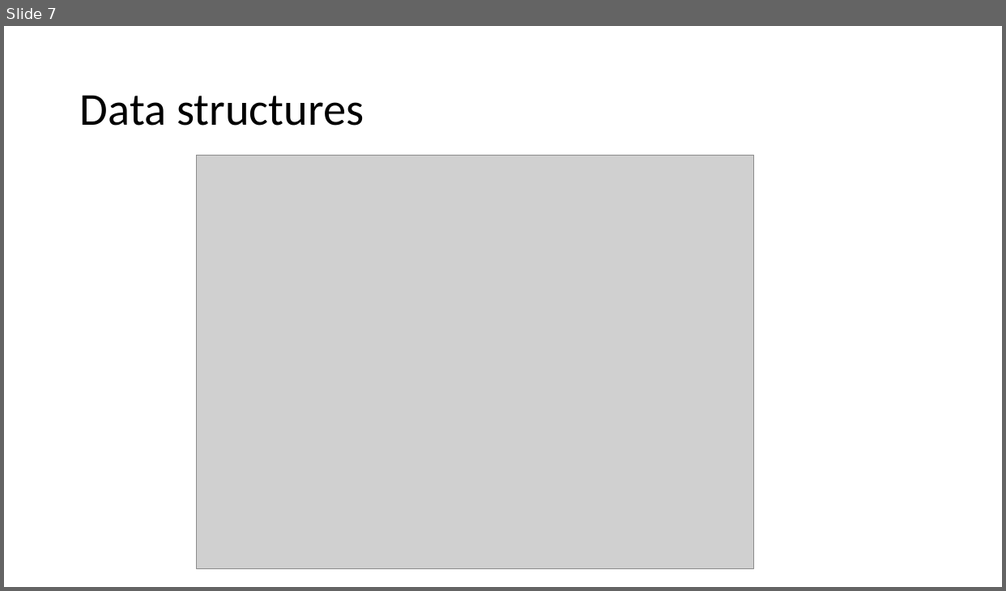
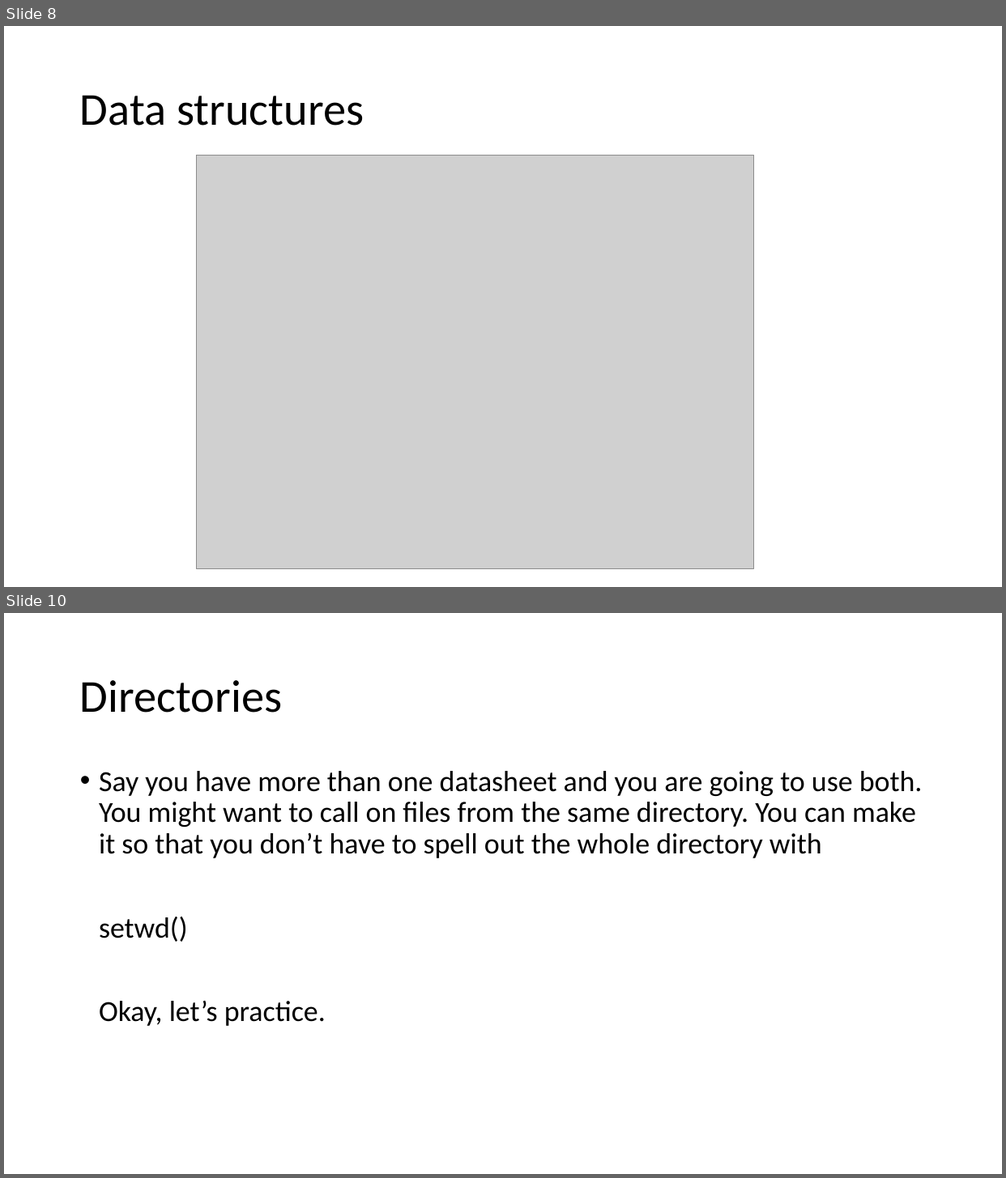
Before and after one commit to ajrtallman/StatisticsinLinguistics_FSU_2023_2024, a slide deck: 02_slides/Slides Statistics for Linguists 2023-10-25.odp. Shown one above the other, each under a label of ours: slide 7 before the commit, slides 8 and 10 after it; the slides between them are not shown. The pictures are 1006x591 and 1006x1178 pixels, drawn with LibreOffice and Linux fonts; fonts in the diff are those of the drawing; grey boxes stand for pictures. Boxes give left, top, right and bottom in pixels: in the first picture for what was removed or moved away, otherwise in the second. Text is boxed around its words. In the diff, an @@ line names an element or a change of style, - is before the commit and + after.

```diff
--- a/02_slides/Slides Statistics for Linguists 2023-10-25.odp
+++ b/02_slides/Slides Statistics for Linguists 2023-10-25.odp
@@ slide 10 added at (x1=4, y1=613, x2=1002, y2=1174), background #FFFFFF @@
@@ title added at (x1=80, y1=680, x2=282, y2=713), 44 pt, text #000000 @@
+Directories
@@ text added at (x1=99, y1=771, x2=923, y2=1026), 28 pt, text #000000 @@
+• Say you have more than one datasheet and you are going to use both. You might want to call on files from the same directory. You can make it so that you don’t have to spell out the whole directory with
+setwd()
+Okay, let’s practice.
@@ what was slide 7 is now slide 8 @@
```
Also in this commit, not shown: 2 slides changed, 3 other slides added, 7 other files.
